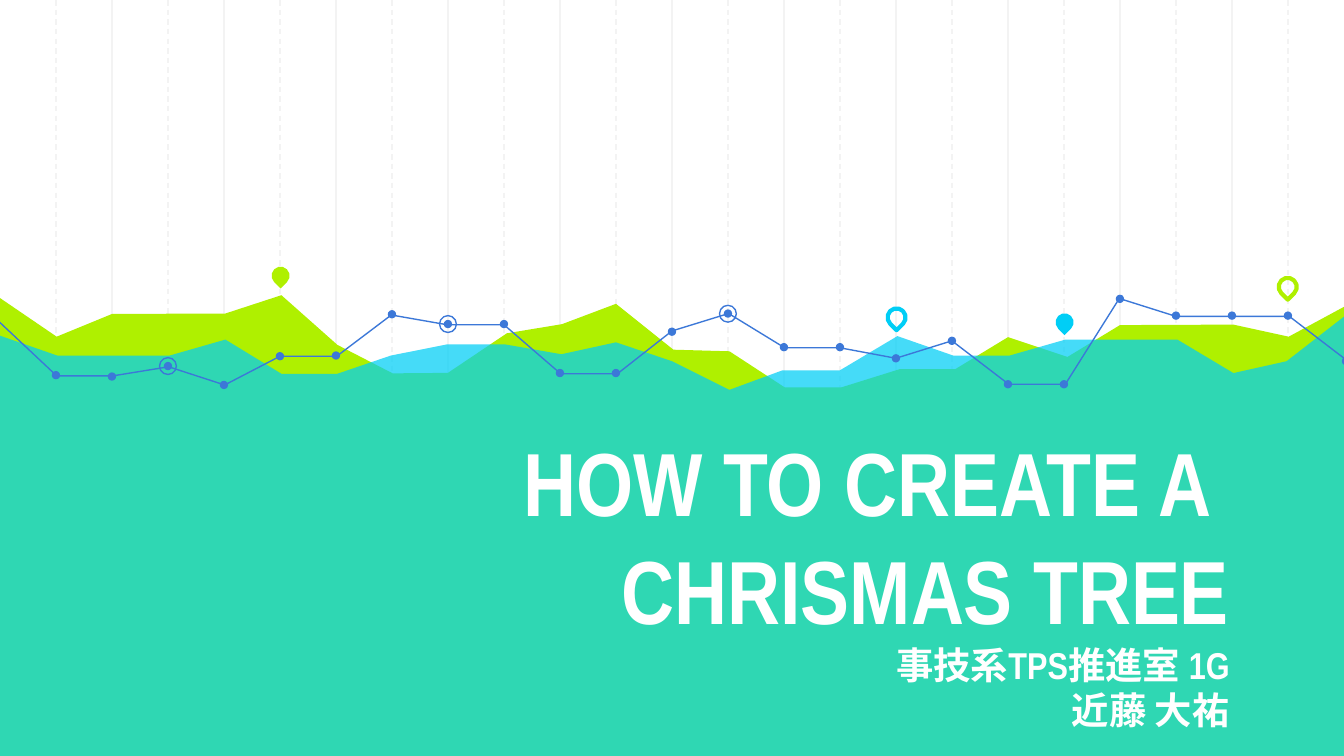
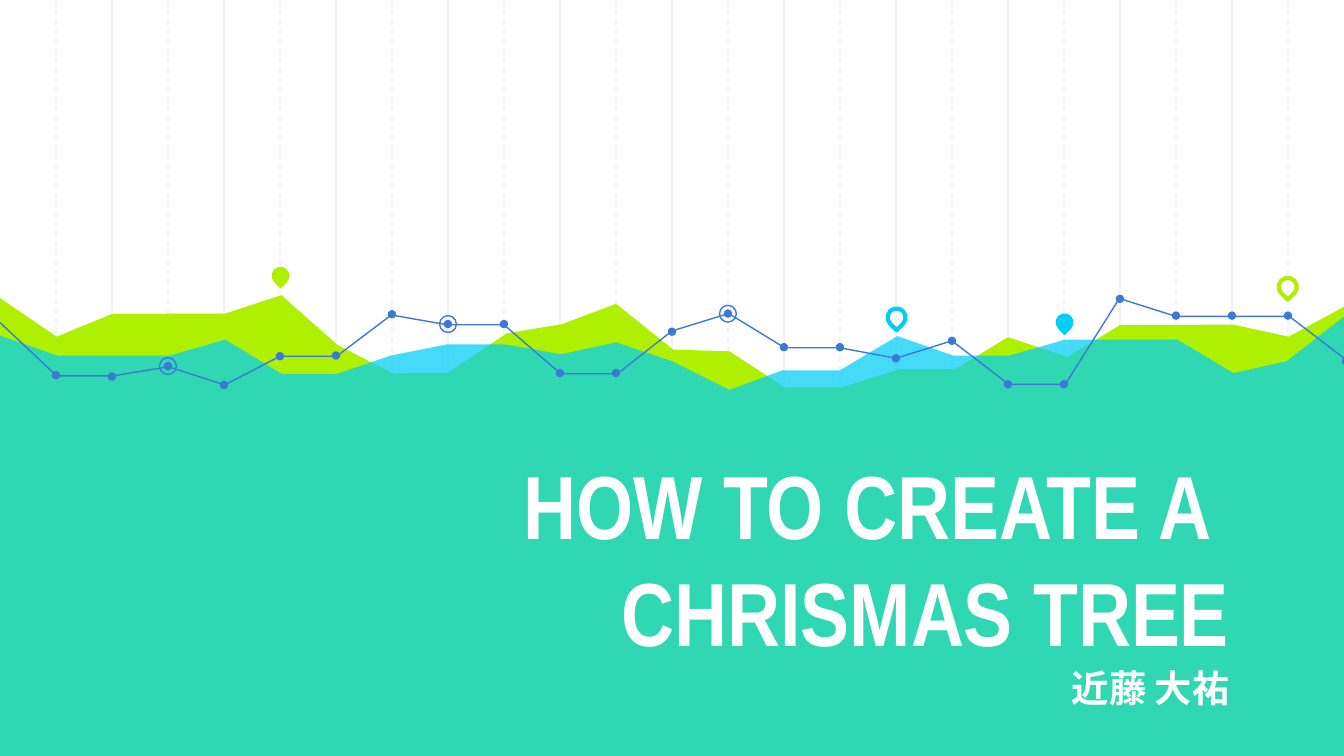
Before and after one commit to kondo0608/tree, a slide deck: slide 1 of presentation.pptx. Drawn at 1344x756 pixels with LibreOffice and Linux fonts; fonts in the diff are those of the drawing. Boxes give left, top, right and bottom in pixels: in the first picture for what was removed or moved away, otherwise in the second. Text is boxed around its words. In the diff, an @@ line names an element or a change of style, - is before the commit and + after.

```diff
--- a/presentation.pptx
+++ b/presentation.pptx
@@ title at <box>523,476,1230,706</box>: text changed @@
-HOW TO CREATE A CHRISMAS TREE
-事技系TPS推進室 1G
-近藤 大祐
+HOW TO CREATE A CHRISMAS TREE
+近藤 大祐
```
Also in this commit, not shown: 1 slide removed.
